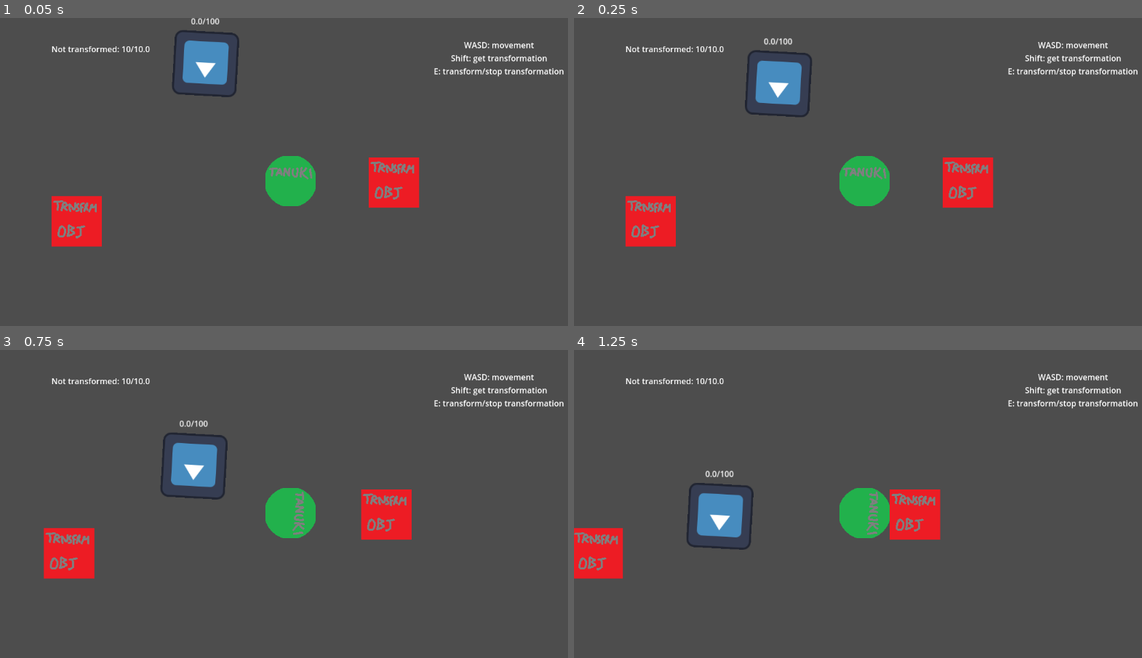
Above: before the commit, frames 1-4 (two rows, left to right).
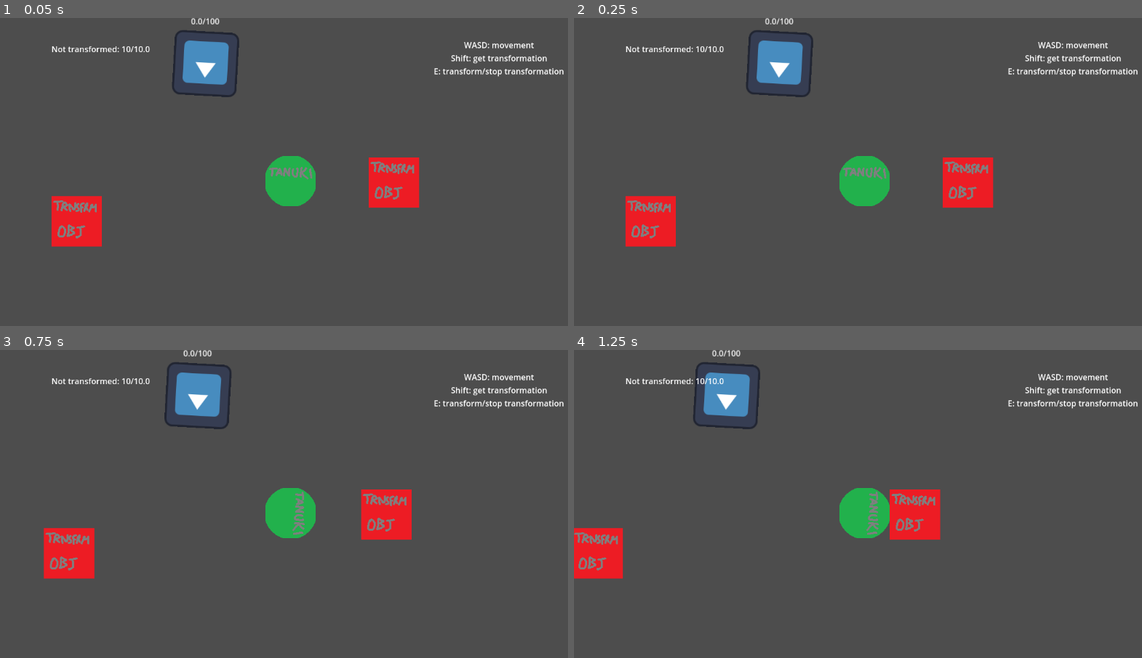
Above: after the commit, the same moments.

Repository: FinalExa/Tanuki
Game: Godot game, scene res://_Scenes/player_transform_test.tscn
Same seed, same stepped clock (60 frames per second), same inputs: the game is played once before the commit and once after it. The engine's default icon, where the game draws it, is replaced by a stand-in: a white triangle on a blue panel in a dark square.
Inputs (mouse positions are in pixels of both pictures, inside the frame that each line leads up to):
- Up to frame 1 (0.05 s): no input
- Up to frame 2 (0.25 s): no input
- Up to frame 3 (0.75 s): move the mouse to (420, 497) at 0.52 s; hold D (right) from 0.53 s (still down); click (420, 497) at 0.6 s
- Up to frame 4 (1.25 s): keep holding D (right)

Frame 1 is identical in both runs. In frame 2, 1.6% of the frame differs, in the area x 30-43%, y 0-33%; in frame 3, 3.0%, in the area x 28-41%, y 0-49%; in frame 4, 2.9%.

Commit message:
Navigation rework start

Diff:
--- a/Enemies/Scripts/GuardMovement.gd
+++ b/Enemies/Scripts/GuardMovement.gd
@@ -3,34 +3,71 @@
 
 signal reached_destination
 
+@onready var navReg = $"../../NavigationRegion2D"
+var map
+var path = []
+
+@export var guardPatrol: GuardPatrol
 @export var bodyRef: CharacterBody2D
 @export var navigation_agent: NavigationAgent2D
 
-@export var default_movement_speed = 0
+@export var default_movement_speed: float
 var current_movement_speed
 var target: Node2D
 var locationTarget: Vector2
 var locationTargetEnabled: bool
-@export var pathDesiredDistance = 0
-@export var targetDesiredDistance = 0
-@export var destinationDistanceThreshold = 0
 var readyToMove: bool
 var locationReached: bool
-
+var lastPosition: Vector2
 
 func _ready():
-	navmeshStartup()
+	call_deferred("setup_navserver")
 
-func navmeshStartup():
-	reset_movement_speed()
-	navigation_agent.path_desired_distance = pathDesiredDistance
-	navigation_agent.target_desired_distance = targetDesiredDistance
-	call_deferred("actor_setup")
+func setup_navserver():
+	current_movement_speed = default_movement_speed
+	map = NavigationServer2D.map_create()
+	NavigationServer2D.map_set_active(map, true)
 
+	var region = NavigationServer2D.region_create()
+	NavigationServer2D.region_set_transform(region, Transform2D())
+	NavigationServer2D.region_set_map(region, map)
 
-func actor_setup():
-	await get_tree().physics_frame
-	readyToMove = true
+	var navigation_poly = NavigationMesh.new()
+	navigation_poly = $"../../NavigationRegion2D".navigation_polygon
+	NavigationServer2D.region_set_navigation_polygon(region, navigation_poly)
+	guardPatrol.set_current_patrol_routine()
+
+func _update_navigation_path(start_position, end_position):
+	if (end_position != lastPosition):
+		path = NavigationServer2D.map_get_path(map, start_position, end_position, true)
+		path.remove_at(0)
+		lastPosition = end_position
+		set_process(true)
+	else:
+		set_process(false)
+
+func _process(delta):
+	if((target != null || locationTargetEnabled == true)):
+		navigation()
+		navigate_on_path(delta)
+
+func navigate_on_path(delta):
+	var movement_speed = current_movement_speed * delta
+	move_along_path(movement_speed)
+
+func move_along_path(distance):
+	var last_point = bodyRef.position
+	while path.size():
+		var distance_between_points = last_point.distance_to(path[0])
+		if (distance <= distance_between_points):
+			bodyRef.position = last_point.lerp(path[0],distance / distance_between_points)
+			return
+		distance -= distance_between_points
+		last_point = path[0]
+		path.remove_at(0)
+	bodyRef.position = last_point
+	emit_signal("reached_destination")
+	set_process(false)
 
 func set_new_target(newTarget):
 	target = newTarget
@@ -42,37 +79,14 @@
 	target = null
 	locationTargetEnabled = true
 
-func set_movement_target(movementTarget: Vector2):
-	navigation_agent.target_position = movementTarget
-
-func _physics_process(_delta):
-	if((target != null || locationTargetEnabled == true) && readyToMove == true):
-		navigation()
-		bodyRef.move_and_slide()
-
 func navigation():
 	if(target != null):
-		navigate(target.position)
+		_update_navigation_path(bodyRef.position, target.position)
 	else:
 		if (locationTargetEnabled == true):
-			navigate(locationTarget)
+			_update_navigation_path(bodyRef.position, locationTarget)
 		else:
-			bodyRef.velocity = Vector2.ZERO
-
-func navigate(finalLocation: Vector2):
-	if (bodyRef.position.distance_to(finalLocation) > destinationDistanceThreshold):
-		set_movement_target(finalLocation)
-
-		var current_agent_position: Vector2 = bodyRef.global_position
-		var next_path_position: Vector2 = navigation_agent.get_next_path_position()
-
-		var new_velocity: Vector2 = next_path_position - current_agent_position
-		new_velocity = new_velocity.normalized()
-		new_velocity = new_velocity * current_movement_speed
-		bodyRef.velocity = new_velocity
-	else:
-		emit_signal("reached_destination")
-		bodyRef.velocity = Vector2.ZERO
+			_update_navigation_path(bodyRef.position, bodyRef.position)
 
 func set_movement_speed(newMovementSpeed: float):
 	current_movement_speed = newMovementSpeed
--- a/Enemies/Scripts/GuardPatrol.gd
+++ b/Enemies/Scripts/GuardPatrol.gd
@@ -17,9 +17,6 @@
 var patrolWaitIndex = 0
 var patrolMovementIndex = 0
 var patrolLookAroundIndex = 0
-
-func _ready():
-	set_current_patrol_routine()
 
 func _process(delta):
 	wait_active(delta)
--- a/Enemies/guard.tscn
+++ b/Enemies/guard.tscn
@@ -36,14 +36,12 @@
 
 [node name="NavigationAgent2D" type="NavigationAgent2D" parent="."]
 
-[node name="GuardMovement" type="Node" parent="." node_paths=PackedStringArray("bodyRef", "navigation_agent")]
+[node name="GuardMovement" type="Node" parent="." node_paths=PackedStringArray("guardPatrol", "bodyRef", "navigation_agent")]
 script = ExtResource("1_lv0fd")
+guardPatrol = NodePath("../GuardPatrol")
 bodyRef = NodePath("..")
 navigation_agent = NodePath("../NavigationAgent2D")
-default_movement_speed = 200
-pathDesiredDistance = 20
-targetDesiredDistance = 10
-destinationDistanceThreshold = 5
+default_movement_speed = 200.0
 
 [node name="GuardPatrol" type="Node" parent="." node_paths=PackedStringArray("guardController", "guardMovement", "guardRotator", "guardStunned")]
 script = ExtResource("4_amsnv")
--- a/PlayerCharacter/PlayerCharacter.tscn
+++ b/PlayerCharacter/PlayerCharacter.tscn
@@ -6,7 +6,7 @@
 [ext_resource type="PackedScene" uid="uid://cek5x81rd0yiw" path="res://UI/ui.tscn" id="2_d3p1y"]
 [ext_resource type="Texture2D" uid="uid://dyiale1jrkaxh" path="res://PlayerCharacter/Sprites/PlayerSprite.png" id="2_qjwsv"]
 [ext_resource type="Script" path="res://PlayerCharacter/Scripts/TransformationChange.gd" id="3_bjmh7"]
-[ext_resource type="PackedScene" uid="uid://bqguar4cro7y5" path="res://PlayerCharacter/tail.tscn" id="6_gubbw"]
+[ext_resource type="PackedScene" uid="uid://bqguar4cro7y5" path="res://PlayerCharacter/Tail.tscn" id="6_gubbw"]
 [ext_resource type="Script" path="res://PlayerCharacter/Scripts/PlayerAttack.gd" id="8_eoajp"]
 [ext_resource type="Script" path="res://PlayerCharacter/Scripts/AttackHitbox.gd" id="9_xmiyi"]
 
